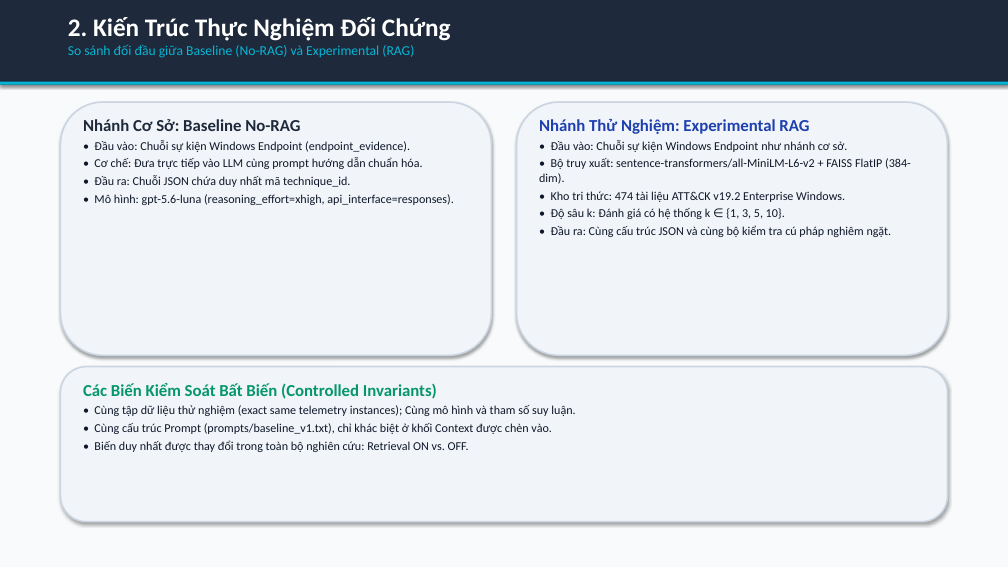
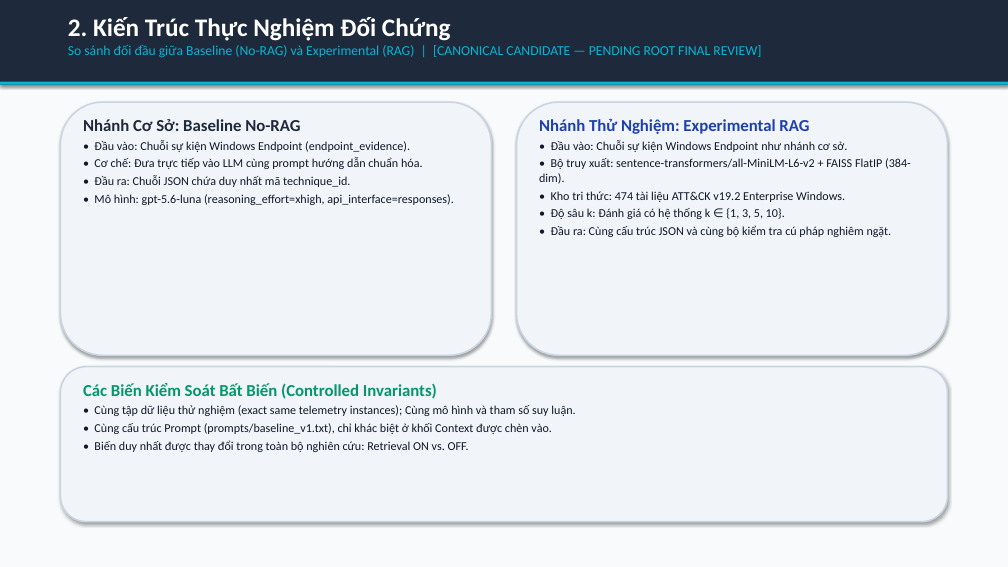
Before and after one commit to habachcp6/RAG2ATTCK, a slide deck: slide 3 of docs/presentation/slides.pptx. Drawn at 1008x567 pixels with LibreOffice and Linux fonts; fonts in the diff are those of the drawing. Boxes give left, top, right and bottom in pixels: in the first picture for what was removed or moved away, otherwise in the second. Text is boxed around its words. In the diff, an @@ line names an element or a change of style, - is before the commit and + after.

```diff
--- a/docs/presentation/slides.pptx
+++ b/docs/presentation/slides.pptx
@@ text at [68, 45, 761, 58]: text changed @@
-So sánh đối đầu giữa Baseline (No-RAG) và Experimental (RAG)
+So sánh đối đầu giữa Baseline (No-RAG) và Experimental (RAG) | [CANONICAL CANDIDATE — PENDING ROOT FINAL REVIEW]
```
Also in this commit, not shown: 11 other slides changed, 23 other files.
